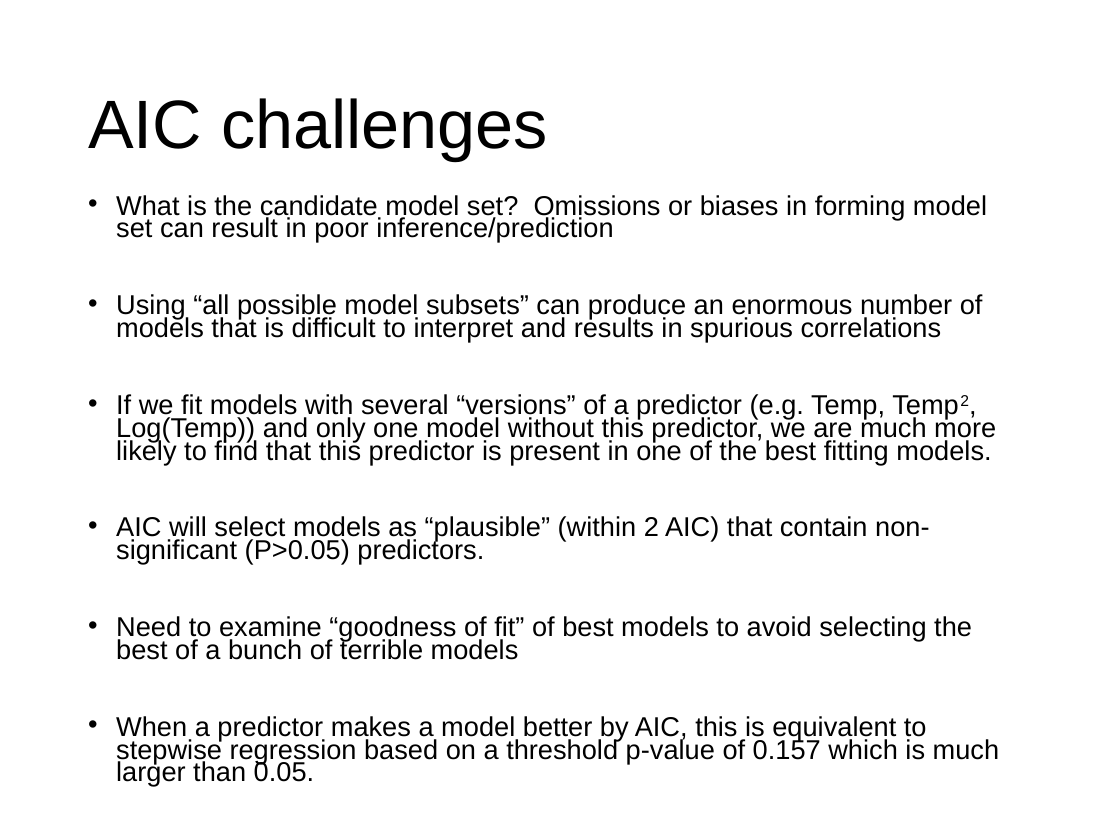
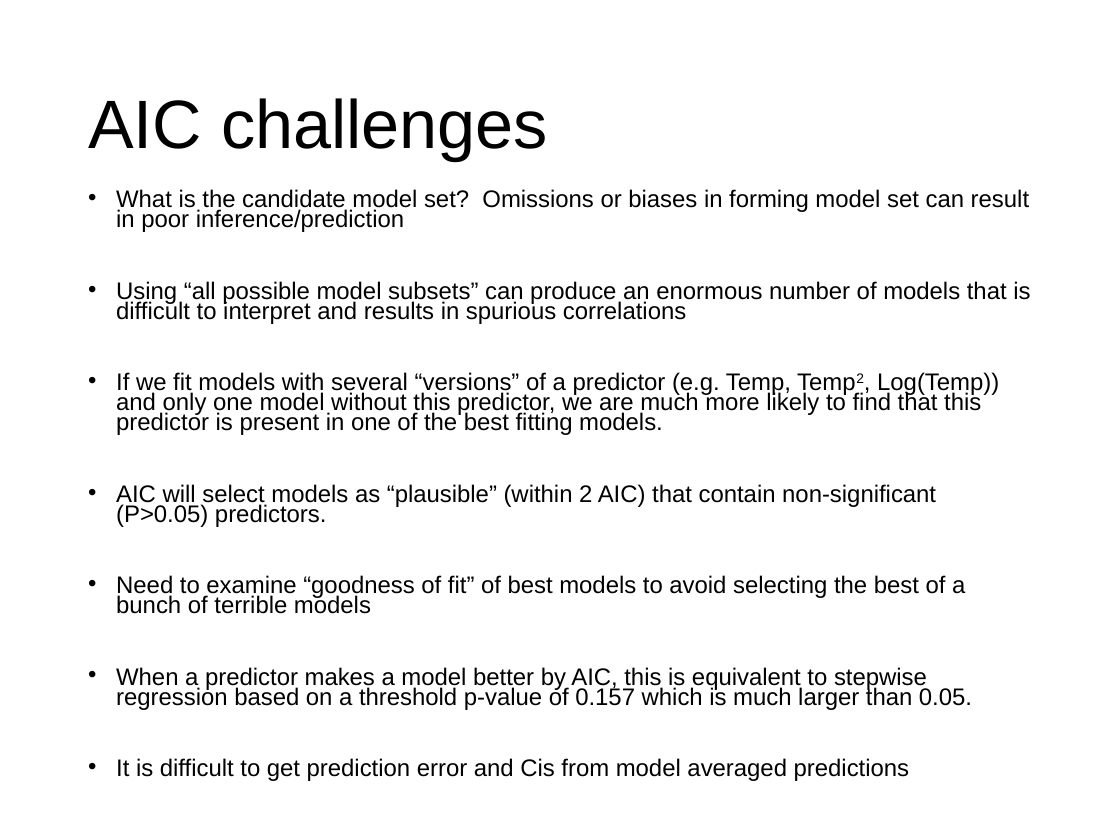
Before and after one commit to VTQuantMethodsEEB/klangwig, a slide deck: slide 30 of lectures/le111_model_selection.pptx. Drawn at 1120x840 pixels with LibreOffice and Linux fonts; fonts in the diff are those of the drawing. Boxes give left, top, right and bottom in pixels: in the first picture for what was removed or moved away, otherwise in the second. Text is boxed around its words. In the diff, an @@ line names an element or a change of style, - is before the commit and + after.

```diff
--- a/lectures/le111_model_selection.pptx
+++ b/lectures/le111_model_selection.pptx
@@ text at <box>116,189,1030,710</box>: size 17.5 to 15.4 pt @@
@@ text at <box>116,758,909,781</box>: paragraph added @@
+• It is difficult to get prediction error and Cis from model averaged predictions
```
Also in this commit, not shown: 1 other slide changed, 2 slides added, 13 other files.
